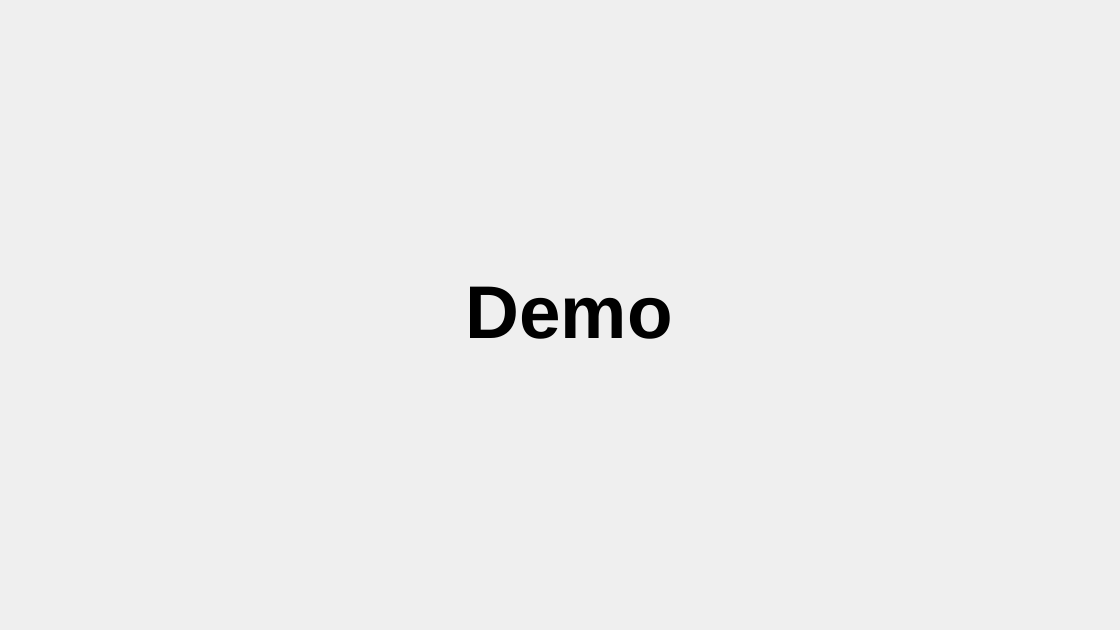
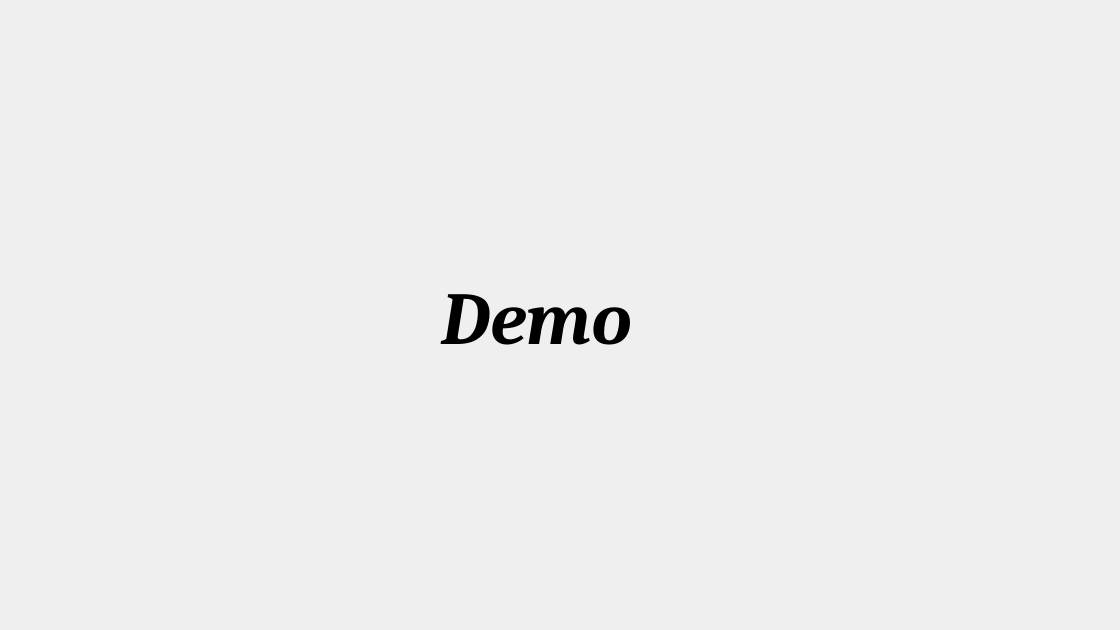
Before and after one commit to amgunden/cs414-f17-301-chessire-coders, a slide deck: slide 23 of documentation/P3 Presentation.pptx (slide 18 before the commit). Drawn at 1120x630 pixels with LibreOffice and Linux fonts; fonts in the diff are those of the drawing. Boxes give left, top, right and bottom in pixels: in the first picture for what was removed or moved away, otherwise in the second. Text is boxed around its words. In the diff, an @@ line names an element or a change of style, - is before the commit and + after.

```diff
--- a/documentation/P3 Presentation.pptx
+++ b/documentation/P3 Presentation.pptx
@@ text "Demo": place and size @@
-text "Demo" at bbox=[466, 286, 673, 339]
+text "Demo" at bbox=[441, 294, 633, 345]
@@ text "Demo" at bbox=[441, 294, 633, 345]: font Arial to Cambria, italic on @@
```
Also in this commit, not shown: 6 other slides changed, 12 slides added, 7 slides removed, 1 other file.
